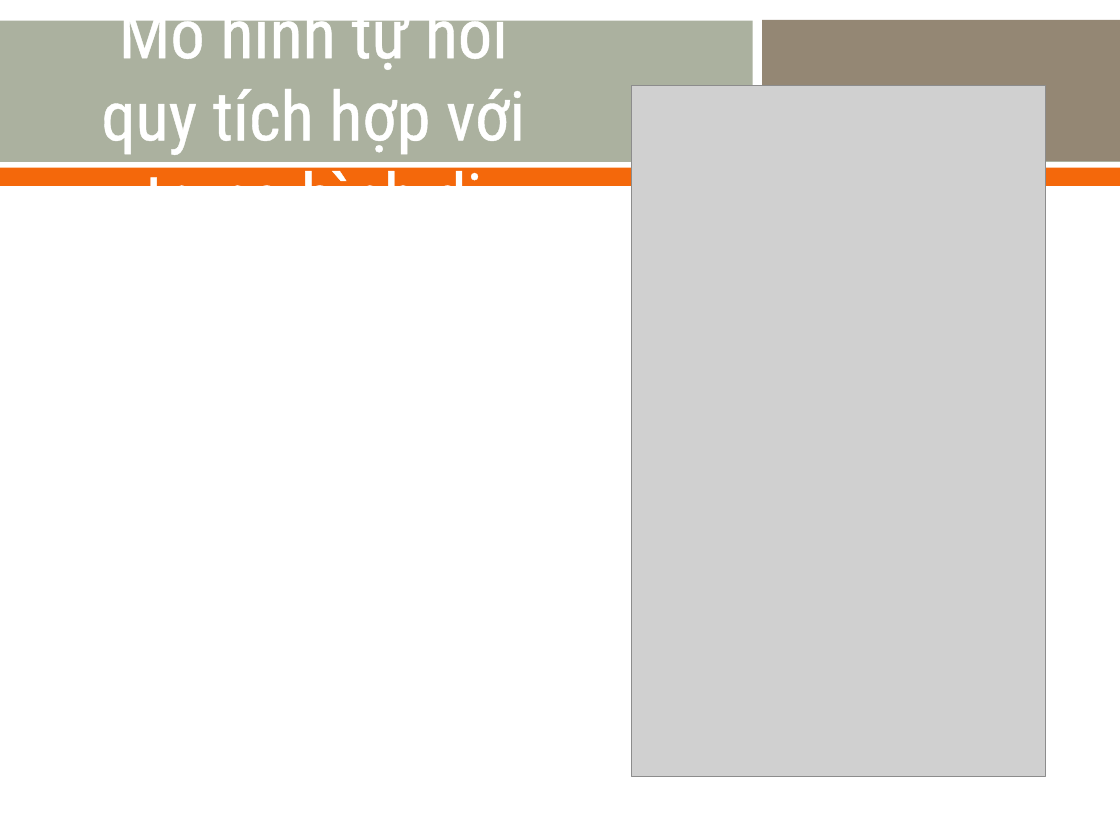
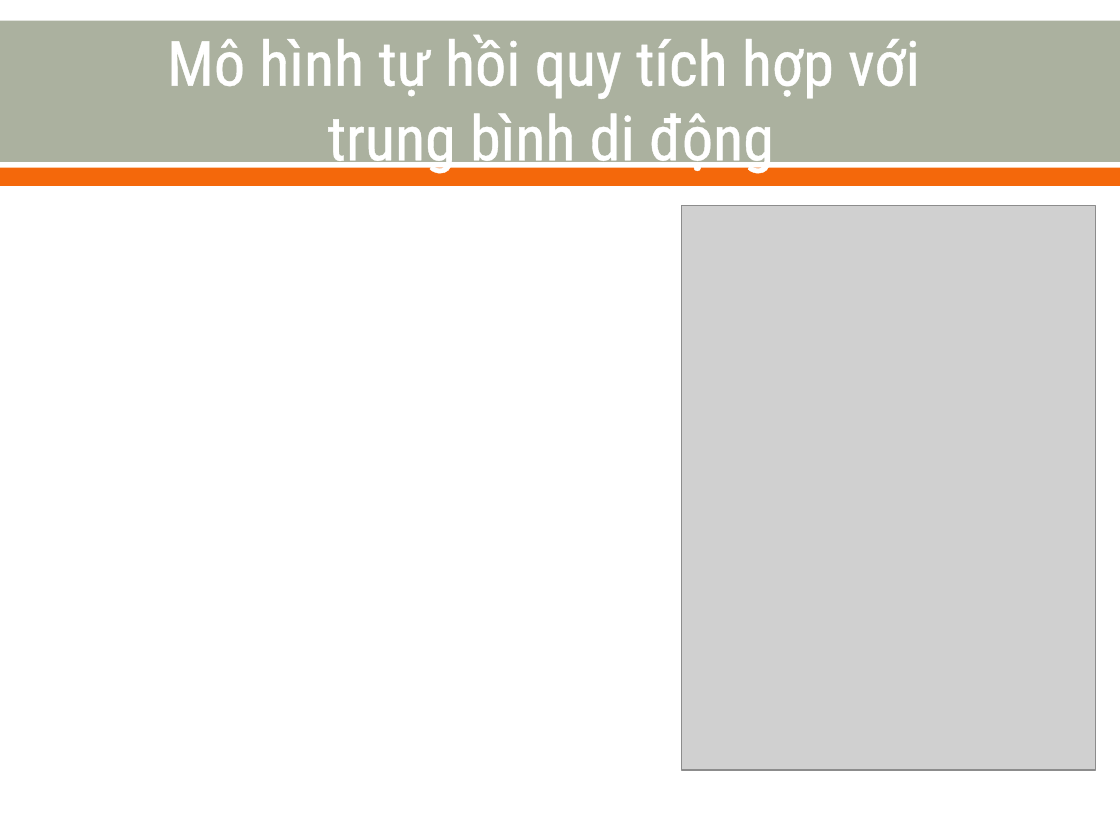
Before and after one commit to nvtthai/forecast-time-series, a slide deck: slide 18 of Report/Presentation.ppt. Drawn at 1120x840 pixels with LibreOffice and Linux fonts; fonts in the diff are those of the drawing; grey boxes stand for pictures. Boxes give left, top, right and bottom in pixels: in the first picture for what was removed or moved away, otherwise in the second. Text is boxed around its words. In the diff, an @@ line names an element or a change of style, - is before the commit and + after.

```diff
--- a/Report/Presentation.ppt
+++ b/Report/Presentation.ppt
@@ rectangle removed at (x1=753, y1=17, x2=762, y2=166) @@
@@ rectangle removed at (x1=756, y1=20, x2=1120, y2=161) @@
@@ title "Mô hình tự hồi quy ..." moved from (x1=101, y1=0, x2=525, y2=186) to (x1=167, y1=34, x2=920, y2=175) @@
@@ title "Mô hình tự hồi quy ..." at (x1=167, y1=34, x2=920, y2=175): size 44 to 40 pt @@
@@ picture resized from (x1=632, y1=85, x2=1046, y2=776) to (x1=681, y1=205, x2=1095, y2=769) @@
```
Also in this commit, not shown: 17 other slides changed, 3 slides added, 1 slide removed.
